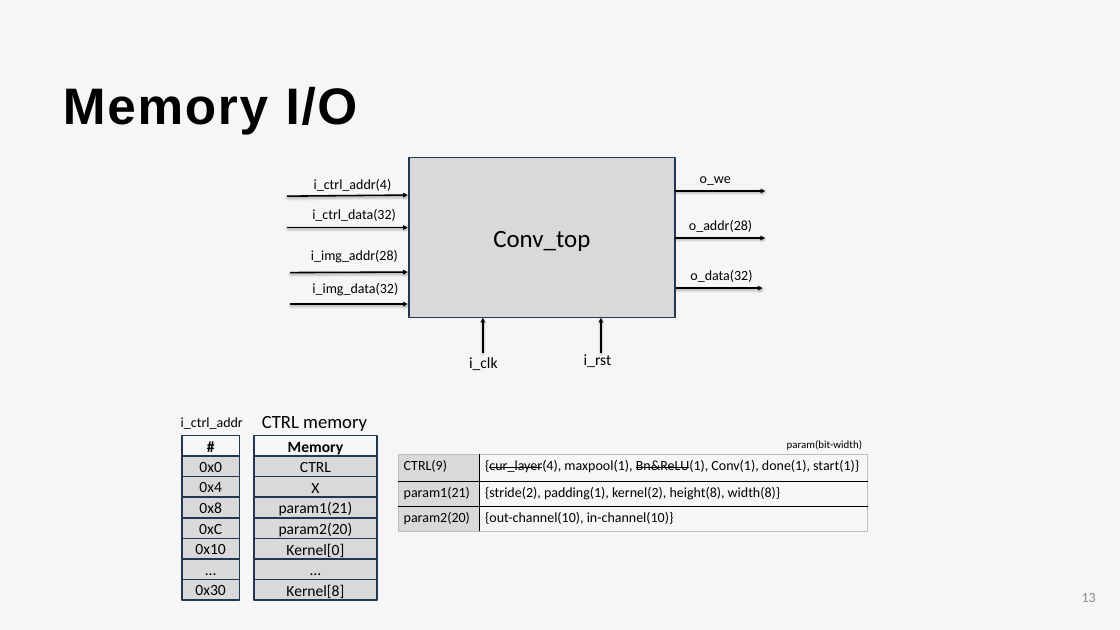
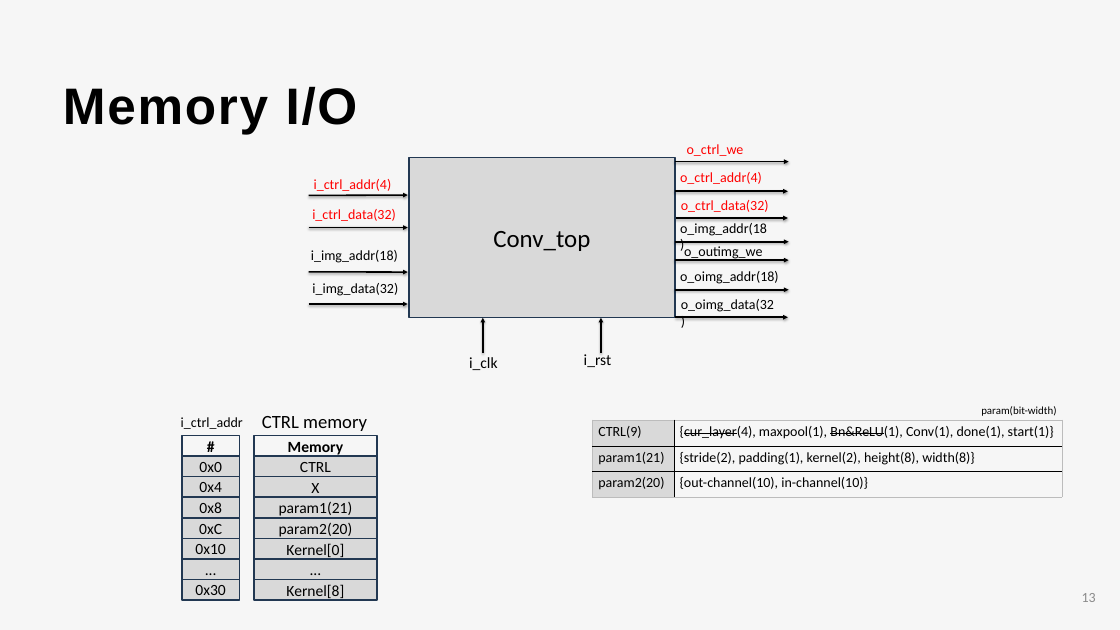
Before and after one commit to Kkumteulyi/2024-CapStone, a slide deck: slide 13 of 캡스톤_(정윤혁,차동근)_1208.pptx. Drawn at 1120x630 pixels with LibreOffice and Linux fonts; fonts in the diff are those of the drawing. Boxes give left, top, right and bottom in pixels: in the first picture for what was removed or moved away, otherwise in the second. Text is boxed around its words. In the diff, an @@ line names an element or a change of style, - is before the commit and + after.

```diff
--- a/캡스톤_(정윤혁,차동근)_1208.pptx
+++ b/캡스톤_(정윤혁,차동근)_1208.pptx
@@ text at box(687, 144, 744, 156): text changed; text colour #000000 to #FF0000 @@
-o_we
+o_ctrl_we
@@ text "i_ctrl_addr(4)" at box(314, 179, 392, 191): text colour #000000 to #FF0000 @@
@@ arrow moved from (675, 191) - (766, 191) to (675, 162) - (788, 162) @@
@@ text at box(680, 172, 762, 184): text changed; text colour #000000 to #FF0000 @@
-o_addr(28)
+o_ctrl_addr(4)
@@ text "i_ctrl_data(32)" at box(312, 209, 396, 221): text colour #000000 to #FF0000 @@
@@ arrow moved from (287, 196) - (408, 195) to (309, 195) - (408, 195) @@
@@ arrow moved from (675, 238) - (765, 238) to (675, 191) - (788, 191) @@
@@ text at box(681, 200, 769, 212): text changed; text colour #000000 to #FF0000 @@
-o_data(32)
+o_ctrl_data(32)
@@ arrow moved from (287, 227) - (408, 227) to (309, 227) - (408, 227) @@
@@ arrow moved from (672, 288) - (763, 288) to (671, 218) - (788, 218) @@
@@ text added at box(680, 223, 767, 236), 18 pt, text #000000 @@
+o_img_addr(18)
@@ text at box(311, 250, 398, 263): text changed @@
-i_img_addr(28)
+i_img_addr(18)
@@ arrow added from (675, 242) to (788, 242), #000000 2 pt @@
@@ arrow added from (675, 260) to (788, 260), #000000 2 pt @@
@@ text added at box(684, 246, 762, 260), 18 pt, text #000000 @@
+o_outimg_we
@@ arrow moved from (290, 273) - (408, 272) to (309, 272) - (408, 272) @@
@@ arrow added from (675, 290) to (788, 290), #000000 2 pt @@
@@ text added at box(680, 271, 779, 284), 18 pt, text #000000 @@
+o_oimg_addr(18)
@@ text added at box(681, 299, 774, 312), 18 pt, text #000000 @@
+o_oimg_data(32)
@@ arrow moved from (290, 304) - (408, 304) to (309, 304) - (408, 304) @@
@@ arrow added from (675, 318) to (788, 318), #000000 2 pt @@
@@ text "param(bit-width)": place and size @@
-text "param(bit-width)" at box(787, 440, 862, 450)
+text "param(bit-width)" at box(981, 406, 1056, 416)
@@ table: place and size @@
-table at box(398, 455, 867, 532)
+table at box(592, 420, 1062, 497)
```
Also in this commit, not shown: 9 other slides changed.
